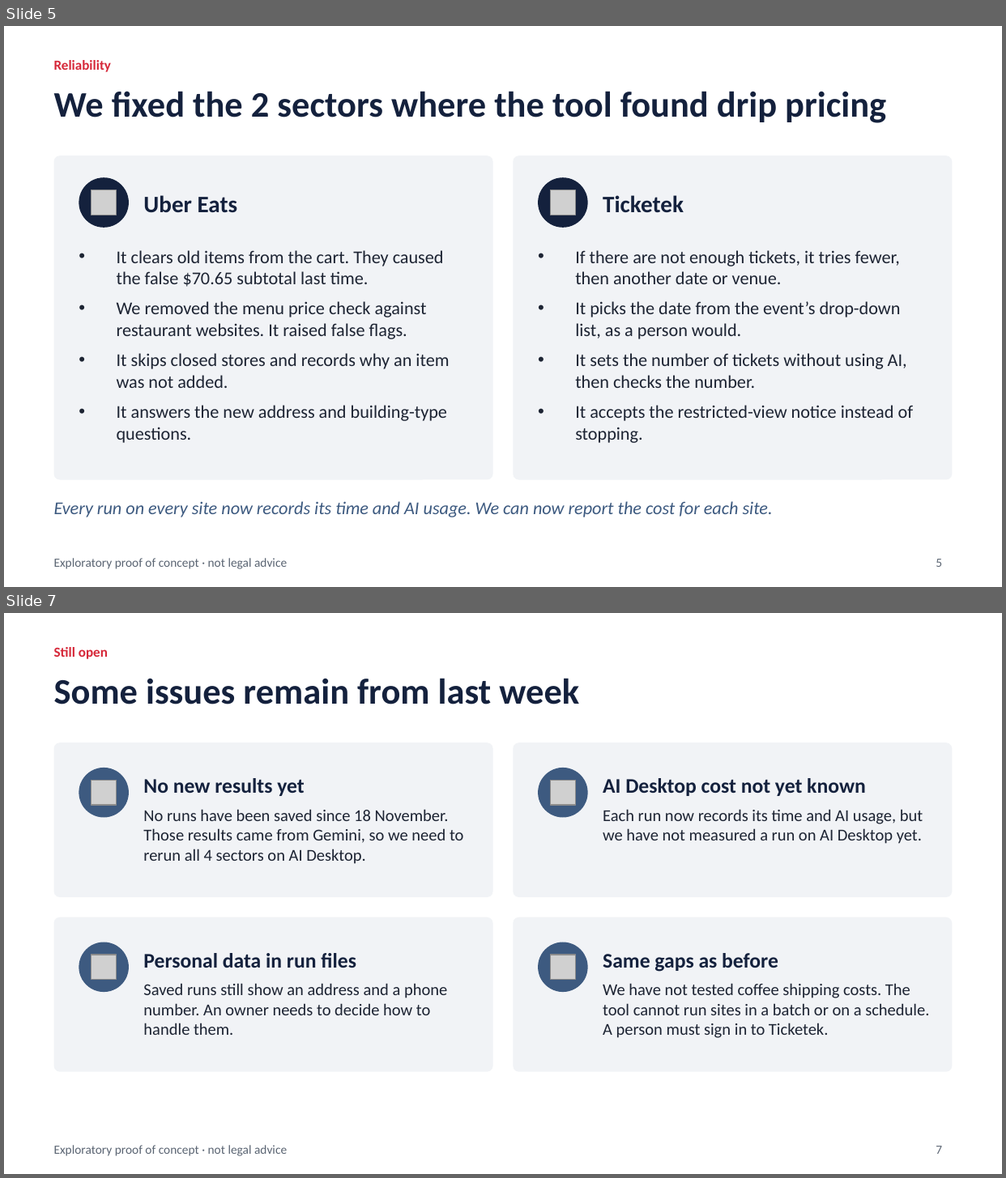
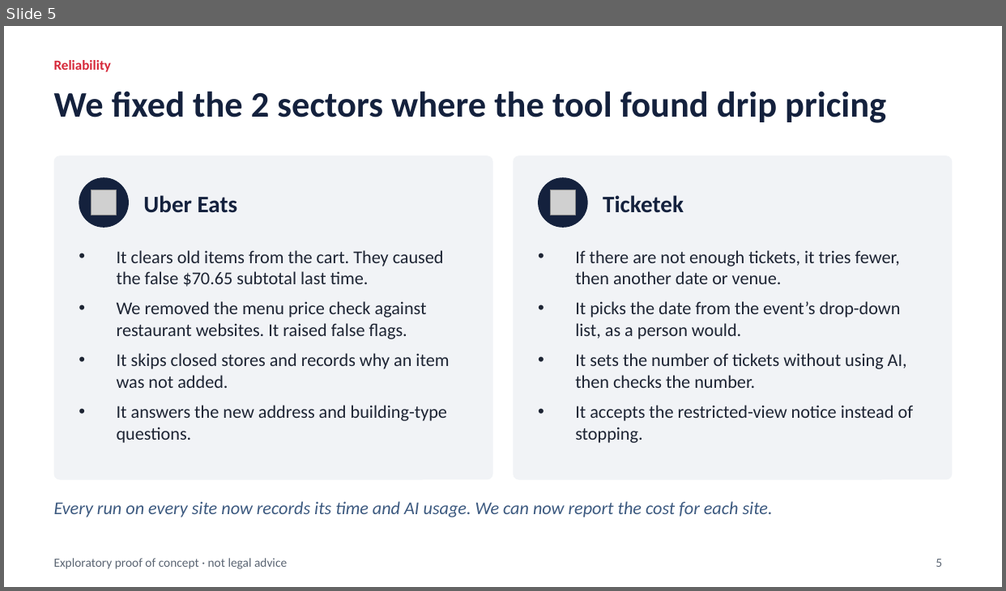
Before and after one commit to roflov2/browser-automation, a slide deck: docs/Drip_Pricing_PoC_update_2026-11-24.pptx. Shown one above the other, each under a label of ours: slides 5 and 7 before the commit, slide 5 after it; the slides between them are not shown. The pictures are 1006x1178 and 1006x591 pixels, drawn with LibreOffice and Linux fonts; fonts in the diff are those of the drawing; grey boxes stand for pictures. Boxes give left, top, right and bottom in pixels: in the first picture for what was removed or moved away, otherwise in the second. Text is boxed around its words. In the diff, an @@ line names an element or a change of style, - is before the commit and + after.

```diff
--- a/docs/Drip_Pricing_PoC_update_2026-11-24.pptx
+++ b/docs/Drip_Pricing_PoC_update_2026-11-24.pptx
@@ slide 7 removed at (4,613,1002,1174), background #FFFFFF; not listed: 1 template element that a slide beside it also shows @@
@@ text removed at (54,647,108,659) @@
-Still open
@@ title removed at (54,678,579,705) @@
-Some issues remain from last week
@@ rounded rectangle removed at (54,743,493,897) @@
@@ rounded rectangle removed at (513,743,952,897) @@
@@ ellipse removed at (79,768,129,818) @@
@@ picture removed at (91,781,117,806) @@
@@ text removed at (143,778,304,796) @@
-No new results yet
@@ ellipse removed at (538,768,588,818) @@
@@ picture removed at (550,781,575,806) @@
@@ text removed at (603,778,866,796) @@
-AI Desktop cost not yet known
@@ text removed at (143,809,463,864) @@
-No runs have been saved since 18 November. Those results came from Gemini, so we need to rerun all 4 sectors on AI Desktop.
@@ text removed at (603,809,923,844) @@
-Each run now records its time and AI usage, but we have not measured a run on AI Desktop yet.
@@ rounded rectangle removed at (54,918,493,1072) @@
@@ rounded rectangle removed at (513,918,952,1072) @@
@@ ellipse removed at (79,943,129,992) @@
@@ ellipse removed at (538,943,588,992) @@
@@ picture removed at (91,954,117,979) @@
@@ text removed at (143,953,356,968) @@
-Personal data in run files
@@ picture removed at (550,954,575,979) @@
@@ text removed at (603,953,778,972) @@
-Same gaps as before
@@ text removed at (143,983,447,1035) @@
-Saved runs still show an address and a phone number. An owner needs to decide how to handle them.
@@ text removed at (603,983,929,1038) @@
-We have not tested coffee shipping costs. The tool cannot run sites in a batch or on a schedule. A person must sign in to Ticketek.
@@ page number removed at (936,1146,942,1154) @@
-7
```
Also in this commit, not shown: 2 slides changed, 2 other slides removed.
